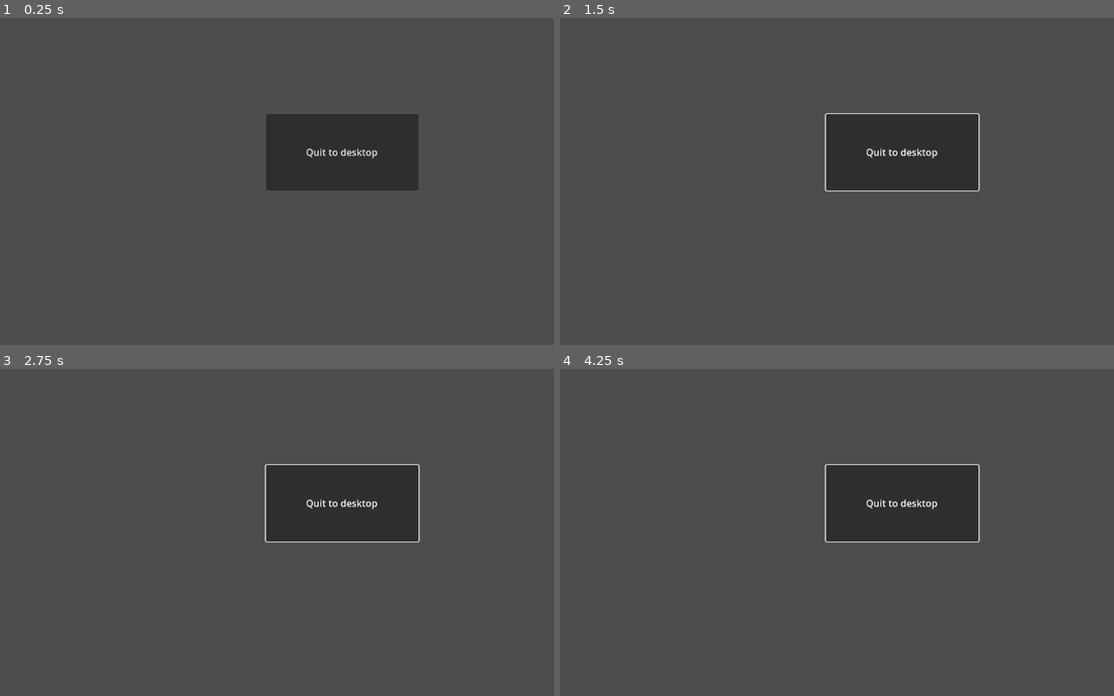
Above: before the commit, frames 1-4 (two rows, left to right).
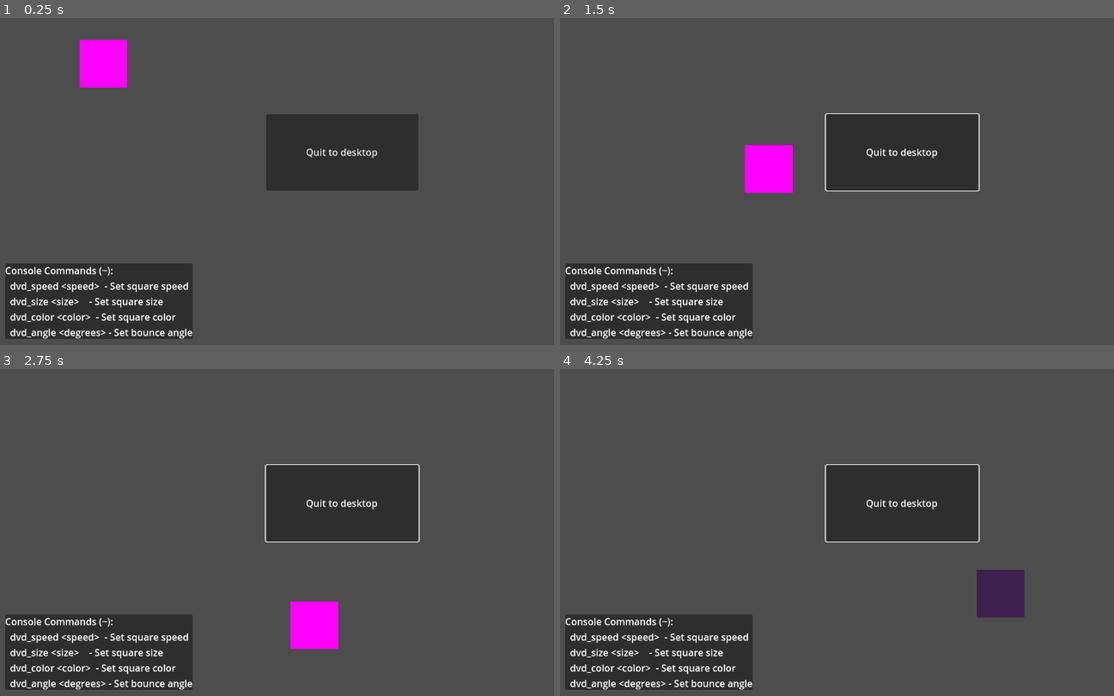
Above: after the commit, the same moments.

Repository: Lost-Rabbit-Digital/rabbit_developer_console_plugin
Game: Godot game, scene res://main.tscn
Two runs of this game, one before a commit and one after it. Both use one fixed random seed, a clock stepped at 60 frames per second and the inputs below.
Inputs (mouse positions are in pixels of both pictures, inside the frame that each line leads up to):
- Up to frame 1 (0.25 s): no input
- Up to frame 2 (1.5 s): tap Enter at 0.5 s; move the mouse to (1053, 132) at 0.52 s; hold Up 0.53-1.28 s; tap Tab at 0.6, 1.35 s; click (1053, 132) at 0.67 s; move the mouse to (764, 171) at 1.27 s; hold Down from 1.28 s (still down)
- Up to frame 3 (2.75 s): move the mouse to (409, 418) at 2.02 s; release Down at 2.03 s; hold Up from 2.03 s (still down); tap Tab at 2.1 s
- Up to frame 4 (4.25 s): move the mouse to (870, 581) at 2.77 s; tap Tab at 2.85, 3.6 s; click (870, 581) at 2.92 s; move the mouse to (1108, 561) at 3.52 s; release Up at 3.53 s; hold Down from 3.53 s (still down)

The runs differ from the first frame. In frame 1, 8.6% of the frame differs, in the area x 0-35%, y 6-99%; in frame 2, 8.6%, in the area x 0-43%, y 38-99%; in frame 3, 8.6%; in frame 4, 8.6%.

Commit message:
Add DVD bouncer test scene with console commands
Replace the minimal test scene with a floating square that bounces
off screen edges and changes color on each bounce (DVD screensaver
style). Add a PanelContainer label in the lower-left showing the
available console commands. Register four custom commands via the
Console plugin: dvd_speed, dvd_size, dvd_color, and dvd_angle.

https://claude.ai/code/session_0171dwfhKXnKLWnuHTTzvGRe

Diff:
--- a/main.gd
+++ b/main.gd
@@ -1,6 +1,112 @@
 extends Control
 
+# DVD Bouncer settings
+var square_size := 80.0
+var square_speed := 200.0
+var square_color := Color.MAGENTA
+var square_position := Vector2(100, 100)
+var square_velocity := Vector2(1, 1).normalized()
+var square_angle_deg := 45.0  # angle in degrees
 
+func _ready() -> void:
+	# Initialize velocity from angle and speed
+	_update_velocity_from_angle()
+
+	# Register console commands
+	Console.add_command("dvd_speed", _cmd_speed, ["speed"], 1, "Set DVD square speed (pixels/sec). Example: dvd_speed 300")
+	Console.add_command("dvd_size", _cmd_size, ["size"], 1, "Set DVD square size in pixels. Example: dvd_size 120")
+	Console.add_command("dvd_color", _cmd_color, ["color"], 1, "Set DVD square color by name (red, green, blue, etc). Example: dvd_color cyan")
+	Console.add_command("dvd_angle", _cmd_angle, ["degrees"], 1, "Set DVD square bounce angle in degrees. Example: dvd_angle 60")
+
+	Console.add_command_autocomplete_list("dvd_color", PackedStringArray([
+		"red", "green", "blue", "cyan", "magenta", "yellow", "white",
+		"orange", "pink", "purple", "lime", "aqua"
+	]))
+
+
+func _exit_tree() -> void:
+	Console.remove_command("dvd_speed")
+	Console.remove_command("dvd_size")
+	Console.remove_command("dvd_color")
+	Console.remove_command("dvd_angle")
+
+
+func _process(delta: float) -> void:
+	var screen_size := get_viewport_rect().size
+
+	# Move the square
+	square_position += square_velocity * square_speed * delta
+
+	# Bounce off edges and change color on hit
+	var bounced := false
+
+	if square_position.x <= 0:
+		square_position.x = 0
+		square_velocity.x = abs(square_velocity.x)
+		bounced = true
+	elif square_position.x + square_size >= screen_size.x:
+		square_position.x = screen_size.x - square_size
+		square_velocity.x = -abs(square_velocity.x)
+		bounced = true
+
+	if square_position.y <= 0:
+		square_position.y = 0
+		square_velocity.y = abs(square_velocity.y)
+		bounced = true
+	elif square_position.y + square_size >= screen_size.y:
+		square_position.y = screen_size.y - square_size
+		square_velocity.y = -abs(square_velocity.y)
+		bounced = true
+
+	if bounced:
+		square_color = Color(randf(), randf(), randf())
+
+	queue_redraw()
+
+
+func _draw() -> void:
+	draw_rect(Rect2(square_position, Vector2(square_size, square_size)), square_color)
+
+
+func _update_velocity_from_angle() -> void:
+	var rad := deg_to_rad(square_angle_deg)
+	square_velocity = Vector2(cos(rad), sin(rad)).normalized()
+
+
+# --- Console command callbacks ---
+
+func _cmd_speed(value: String) -> void:
+	var s := value.to_float()
+	if s <= 0:
+		Console.print_error("Speed must be a positive number.")
+		return
+	square_speed = s
+	Console.print_line("DVD speed set to %s" % s)
+
+
+func _cmd_size(value: String) -> void:
+	var s := value.to_float()
+	if s <= 0:
+		Console.print_error("Size must be a positive number.")
+		return
+	square_size = s
+	Console.print_line("DVD size set to %s" % s)
+
+
+func _cmd_color(value: String) -> void:
+	var c := Color.from_string(value, Color(-1, -1, -1))
+	if c == Color(-1, -1, -1):
+		Console.print_error("Unknown color '%s'. Try: red, green, blue, cyan, magenta, yellow, white, orange, pink, purple." % value)
+		return
+	square_color = c
+	Console.print_line("DVD color set to %s" % value)
+
+
+func _cmd_angle(value: String) -> void:
+	var a := value.to_float()
+	square_angle_deg = a
+	_update_velocity_from_angle()
+	Console.print_line("DVD angle set to %s degrees" % a)
 
 
 func _on_quit_button_pressed() -> void:
--- a/main.tscn
+++ b/main.tscn
@@ -27,4 +27,23 @@
 grow_vertical = 2
 text = "Quit to desktop"
 
+[node name="CommandsPanel" type="PanelContainer" parent="."]
+layout_mode = 1
+anchors_preset = 2
+anchor_top = 1.0
+anchor_bottom = 1.0
+offset_left = 10.0
+offset_top = -10.0
+offset_right = 10.0
+offset_bottom = -10.0
+grow_vertical = 0
+
+[node name="CommandsLabel" type="Label" parent="CommandsPanel"]
+layout_mode = 2
+text = "Console Commands (~):
+  dvd_speed <speed>  - Set square speed
+  dvd_size <size>    - Set square size
+  dvd_color <color>  - Set square color
+  dvd_angle <degrees> - Set bounce angle"
+
 [connection signal="pressed" from="QuitButton" to="." method="_on_quit_button_pressed"]
